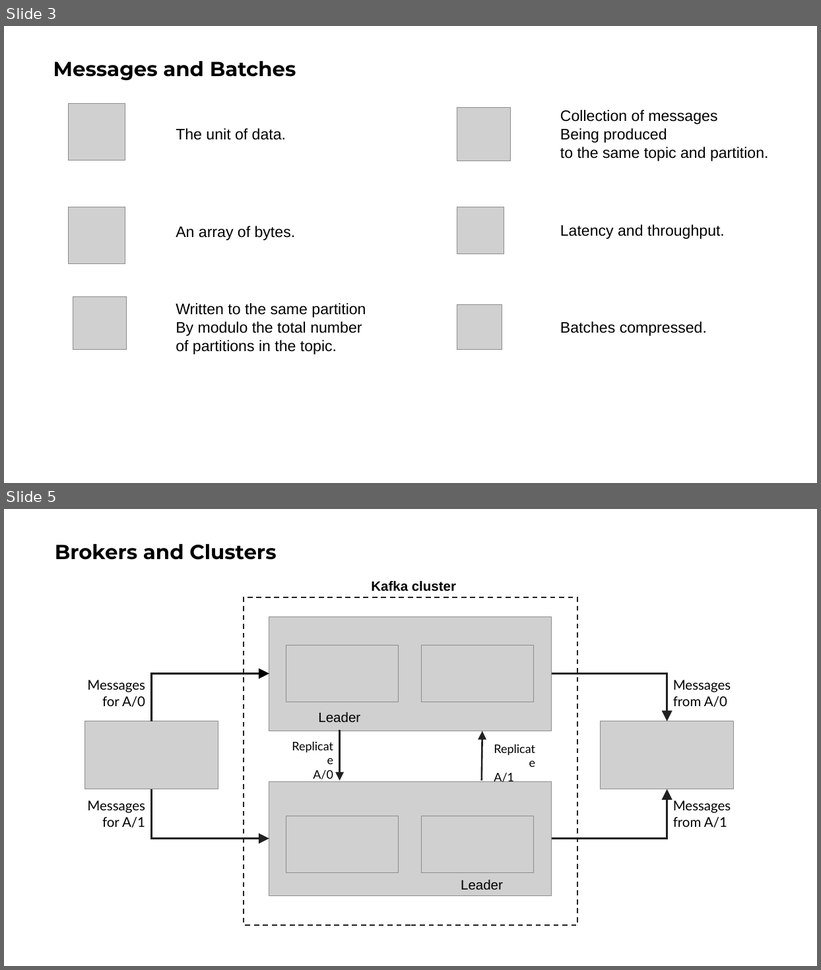
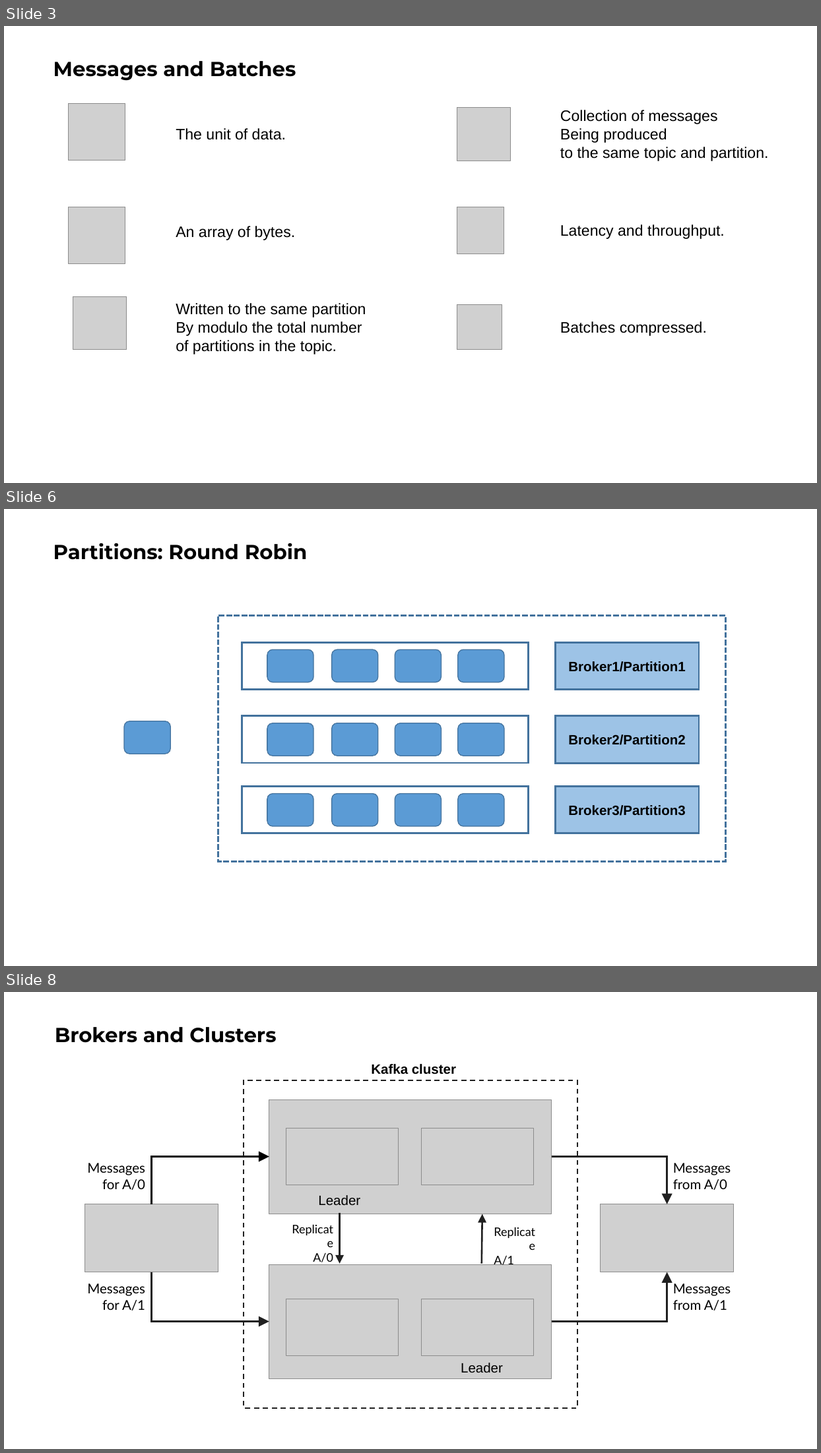
Before and after one commit to ngoctd314/books-note, a slide deck: Kafka Definitive Guide.pptx. Shown one above the other, each under a label of ours: slides 3 and 5 before the commit, slides 3, 6 and 8 after it; the slides between them are not shown. The pictures are 821x970 and 821x1453 pixels, drawn with LibreOffice and Linux fonts; fonts in the diff are those of the drawing; grey boxes stand for pictures. Boxes give left, top, right and bottom in pixels: in the first picture for what was removed or moved away, otherwise in the second. Text is boxed around its words. In the diff, an @@ line names an element or a change of style, - is before the commit and + after.

```diff
--- a/Kafka Definitive Guide.pptx
+++ b/Kafka Definitive Guide.pptx
@@ slide 6 added at (4,509,817,966), background #FFFFFF @@
@@ title added at (54,543,308,560), 24 pt, text #000000, bold @@
+Partitions: Round Robin
@@ rectangle added at (218,616,726,862), outline #43739E 2.25 pt dashed @@
@@ rectangle added at (242,642,528,690), outline #43739E 2.25 pt @@
@@ rectangle added at (556,642,700,690), fill #9DC3E6, outline #43739E 2.25 pt, 16 pt, text #000000, bold @@
+Broker1/Partition1
@@ rounded rectangle added at (267,650,314,683), fill #5B9BD5, outline #43739E 1 pt @@
@@ rounded rectangle added at (332,650,378,683), fill #5B9BD5, outline #43739E 1 pt @@
@@ rounded rectangle added at (395,650,442,683), fill #5B9BD5, outline #43739E 1 pt @@
@@ rounded rectangle added at (458,650,504,683), fill #5B9BD5, outline #43739E 1 pt @@
@@ rounded rectangle added at (124,722,170,755), fill #5B9BD5, outline #43739E 1 pt @@
@@ rectangle added at (242,716,528,763), outline #43739E 2.25 pt @@
@@ rounded rectangle added at (267,723,314,756), fill #5B9BD5, outline #43739E 1 pt @@
@@ rounded rectangle added at (332,723,378,756), fill #5B9BD5, outline #43739E 1 pt @@
@@ rounded rectangle added at (395,723,442,756), fill #5B9BD5, outline #43739E 1 pt @@
@@ rounded rectangle added at (458,723,504,756), fill #5B9BD5, outline #43739E 1 pt @@
@@ rectangle added at (556,716,700,763), fill #9DC3E6, outline #43739E 2.25 pt, 16 pt, text #000000, bold @@
+Broker2/Partition2
@@ rectangle added at (242,787,528,834), outline #43739E 2.25 pt @@
@@ rounded rectangle added at (267,794,314,827), fill #5B9BD5, outline #43739E 1 pt @@
@@ rounded rectangle added at (332,794,378,827), fill #5B9BD5, outline #43739E 1 pt @@
@@ rounded rectangle added at (395,794,442,827), fill #5B9BD5, outline #43739E 1 pt @@
@@ rounded rectangle added at (458,794,504,827), fill #5B9BD5, outline #43739E 1 pt @@
@@ rectangle added at (556,787,700,834), fill #9DC3E6, outline #43739E 2.25 pt, 16 pt, text #000000, bold @@
+Broker3/Partition3
@@ what was slide 5 is now slide 8 @@
```
Also in this commit, not shown: 2 slides changed, 8 other slides added, 5 slides removed, 3 other files.
